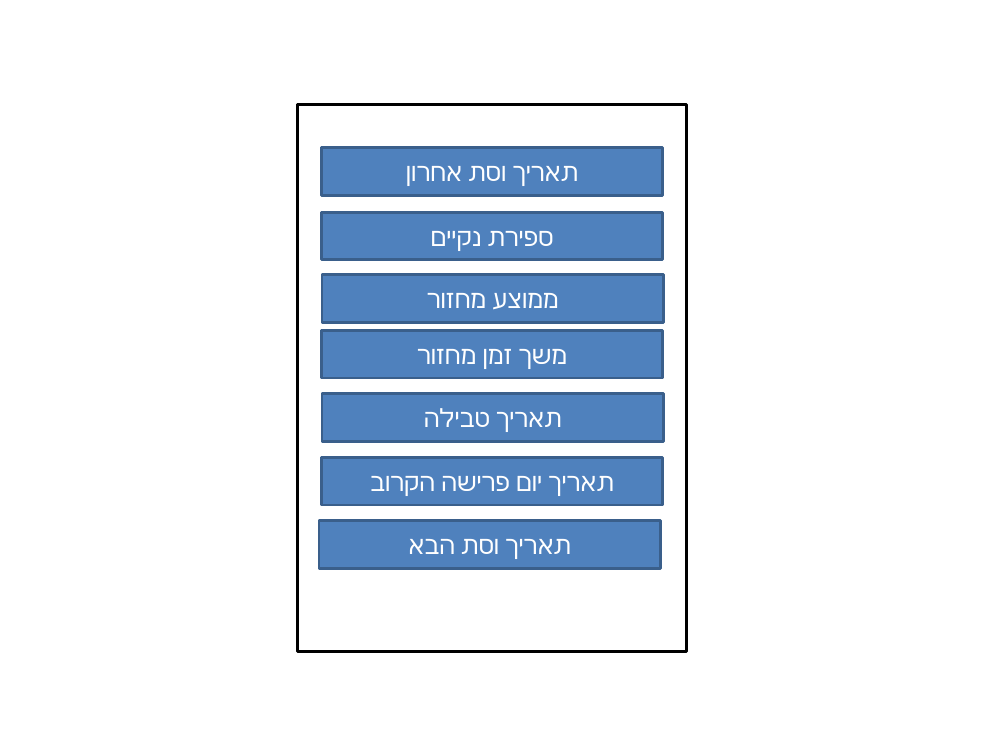
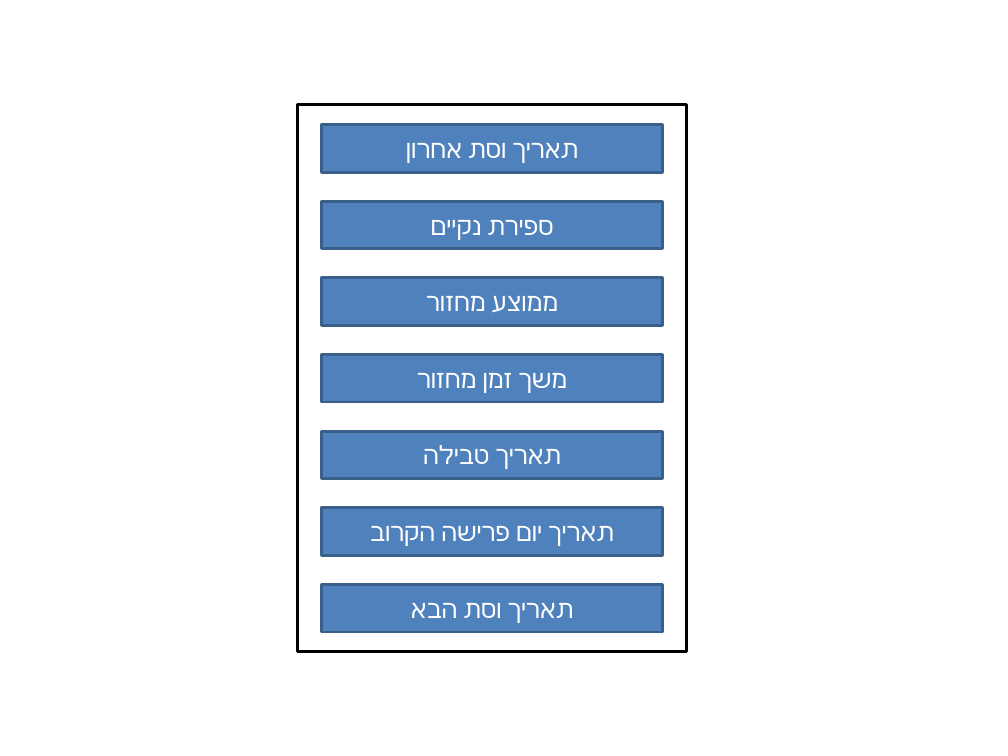
Before and after one commit to brahafa/MyPureDays, a slide deck: slide 3 of prototype/prototype.pptx. Drawn at 1008x756 pixels with LibreOffice and Linux fonts; fonts in the diff are those of the drawing. Boxes give left, top, right and bottom in pixels: in the first picture for what was removed or moved away, otherwise in the second. Text is boxed around its words. In the diff, an @@ line names an element or a change of style, - is before the commit and + after.

```diff
--- a/prototype/prototype.pptx
+++ b/prototype/prototype.pptx
@@ rectangle "תאריך וסת אחרון": place and size @@
-rectangle "תאריך וסת אחרון" at bbox=[322, 148, 663, 196]
+rectangle "תאריך וסת אחרון" at bbox=[322, 125, 663, 172]
@@ rectangle "ספירת נקיים": place and size @@
-rectangle "ספירת נקיים" at bbox=[322, 213, 663, 260]
+rectangle "ספירת נקיים" at bbox=[322, 202, 663, 249]
@@ rectangle "משך זמן מחזור": place and size @@
-rectangle "משך זמן מחזור" at bbox=[322, 331, 663, 378]
+rectangle "משך זמן מחזור" at bbox=[322, 355, 663, 402]
@@ rectangle "תאריך טבילה": place and size @@
-rectangle "תאריך טבילה" at bbox=[322, 394, 663, 442]
+rectangle "תאריך טבילה" at bbox=[322, 431, 663, 479]
@@ rectangle "תאריך יום פרישה הקרוב": place and size @@
-rectangle "תאריך יום פרישה הקרוב" at bbox=[322, 458, 663, 505]
+rectangle "תאריך יום פרישה הקרוב" at bbox=[322, 508, 663, 555]
@@ rectangle "תאריך וסת הבא": place and size @@
-rectangle "תאריך וסת הבא" at bbox=[319, 521, 660, 569]
+rectangle "תאריך וסת הבא" at bbox=[322, 585, 663, 632]
```
Also in this commit, not shown: 1 other file.
